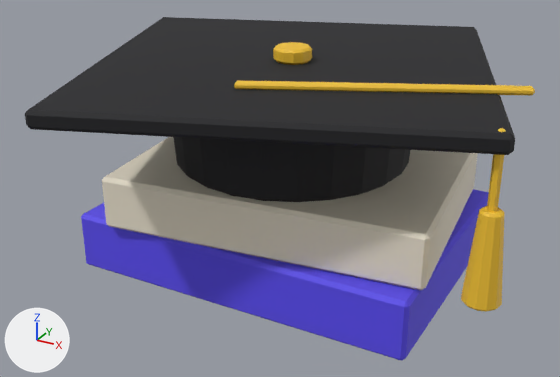
The Blender file assets-src/models/featured/lesson-folk.blend: old version first, new version second.
Rendered twice from a camera (50 mm lens) standing at (0.441, -0.835, 0.509) and looking at (-0.002, -0.028, 0.106). Arrows for +X, +Y and +Z are at lower left; the lights stay in place. The older version comes first.

Names of what the first picture shows: 'lesson-folk.book-cream', 'lesson-folk.book-purple', 'lesson-folk.cap', 'lesson-folk.tassel'.
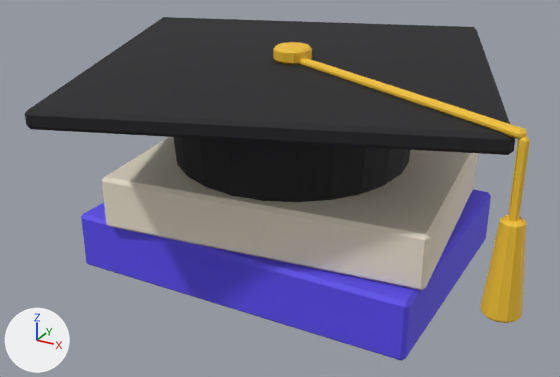
Where the change shows, as pixel boxes [x1, y1, x2, y2] in the pictures (560 x 377 px; the box of a moved part takes in the faces that stretch with it):
'lesson-folk.tassel', reshaped (15% narrower): before [234, 42, 535, 312]; after [273, 42, 530, 323]
part 1 of me_lesson_folk_tassel, moved or reshaped: before [234, 80, 535, 96]; after [299, 58, 527, 139]
part 2 of me_lesson_folk_tassel, moved or reshaped: before [487, 128, 506, 212]; after [508, 136, 530, 221]
part 3 of me_lesson_folk_tassel, moved or reshaped: before [461, 206, 504, 312]; after [481, 215, 526, 323]

Patch to the scene script:
```diff
--- a/assets-src/models/featured/lesson-folk.blend.py
+++ b/assets-src/models/featured/lesson-folk.blend.py
@@ me_lesson_folk_tassel @@
 # used by ob_lesson_folk_tassel; location = (0.0, 0.0, 0.0); scale = (1.5, 1.5, 1.5)
-me_lesson_folk_tassel.from_pydata(...)  # 68 vertices, 42 faces; spans x -0.016..0.209, y -0.105..0.016, z 0.055..0.191
+me_lesson_folk_tassel.from_pydata(...)  # 68 vertices, 42 faces; spans x -0.016..0.224, y -0.112..0.016, z 0.055..0.191
+# me_lesson_folk_tassel part 1: the loose piece of 8 vertices spanning x -0.002..0.197, y -0.094..0.004, z 0.178..0.184 is turned -50 degrees about the z axis through its middle and scaled by 1.08, then moved by (0.008, -0.004, 0.0)
+# me_lesson_folk_tassel part 2: the loose piece of 12 vertices spanning x 0.191..0.198, y -0.095..-0.087, z 0.12..0.18 is moved by (0.015, -0.007, 0.0)
+# me_lesson_folk_tassel part 3: the loose piece of 24 vertices spanning x 0.181..0.209, y -0.105..-0.077, z 0.055..0.125 is moved by (0.015, -0.007, 0.0)
 me_lesson_folk_tassel.materials.append(mat_tassel)
```
